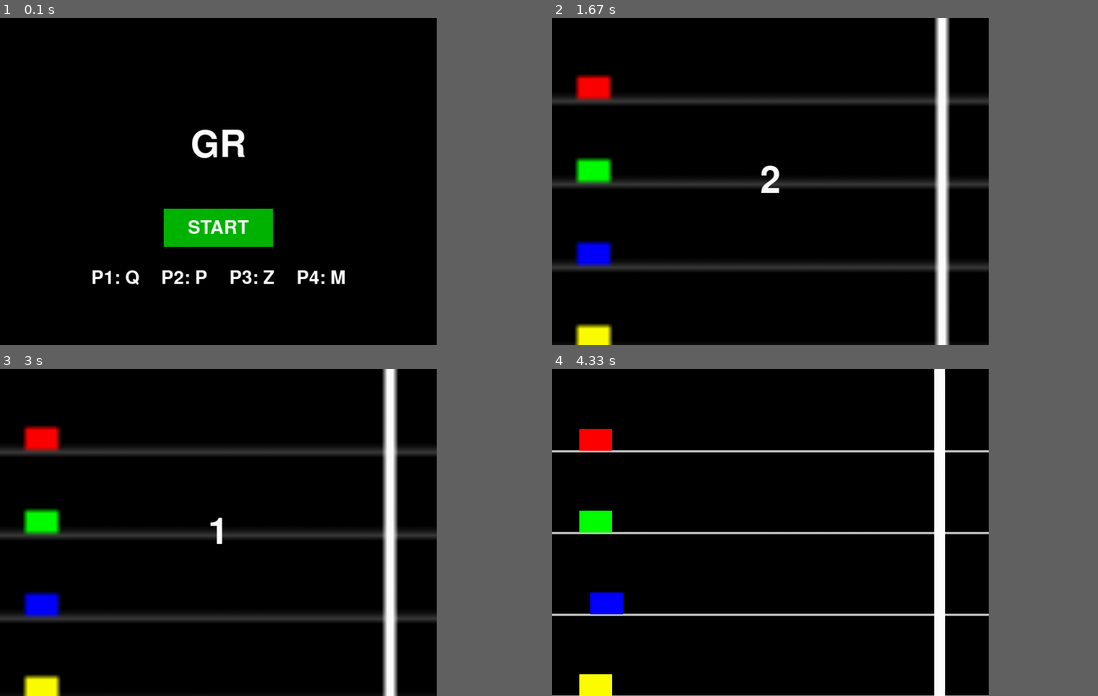
Above: before the commit, frames 1-4 (two rows, left to right).
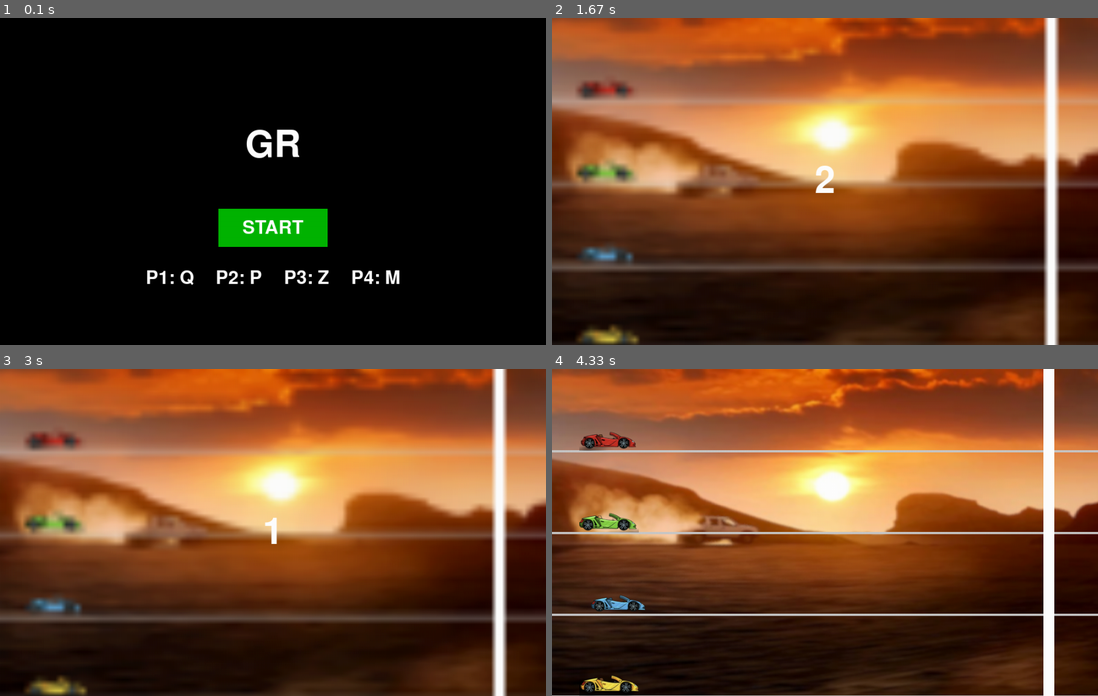
Above: after the commit, the same moments.

Repository: sjlee081010/pygame
Game: pygame game, started from main.py
Two runs of this game, one before a commit and one after it. Both use one fixed random seed, a clock stepped at 60 frames per second and the inputs below.
Inputs:
- Up to frame 1 (0.1 s): no input
- Up to frame 2 (1.67 s): click "START" at 0.38 s
- Up to frame 3 (3 s): no input
- Up to frame 4 (4.33 s): tap Z at 3.32, 4.12 s
In our replay, the window is 720x540 before the commit and 900x540 after it. These sizes can differ from the game's own. Grey fills any space a smaller window leaves; there, only what the larger window draws over its background counts as a difference.

The runs differ from the first frame. In frame 1, 4.9% of the frame differs, in the area x 16-74%, y 34-82%; in frame 2, 97%, in the area x 0-100%, y 0-100%; in frame 3, 97%; in frame 4, 94%.

Commit message:
feature: end

Diff:
--- a/main.py
+++ b/main.py
@@ -4,7 +4,7 @@
 
 pygame.init()
 
-WIDTH, HEIGHT = 800, 600
+WIDTH, HEIGHT = 1000, 600
 WIN = pygame.display.set_mode((WIDTH, HEIGHT))
 pygame.display.set_caption("GR - 광클 레이싱")
 
@@ -37,18 +37,40 @@
 FLASH_DURATION = 3  # 초
 FLASH_INTERVAL = 0.2  # 깜빡이는 간격
 
+background_img = pygame.image.load("./img/background.png")
+background_img = pygame.transform.scale(background_img, (WIDTH, HEIGHT))
+
+car_images = []
+car_image_files = ["./img/car_red.png", "./img/car_green.png", "./img/car_blue.png", "./img/car_yellow.png"]
+
+for filename in car_image_files:
+    img = pygame.image.load(filename).convert_alpha()
+
+    # 비율 유지하며 CAR_HEIGHT에 맞춤
+    original_width = img.get_width()
+    original_height = img.get_height()
+    scale_factor = CAR_HEIGHT / original_height
+    new_width = int(original_width * scale_factor)
+    new_height = CAR_HEIGHT
+
+    # 크기 조정
+    img = pygame.transform.smoothscale(img, (new_width, new_height))
+    car_images.append(img)
+
 def reset_game():
-    global cars, winner, game_over, podium_show_time, flash_start_time
+    global cars, winner, game_over, podium_show_time
     cars = []
     for i in range(TRACK_COUNT):
         track_y = TRACK_HEIGHT * (i + 1)
         car_y = track_y - CAR_HEIGHT
-        car = pygame.Rect(START_X, car_y, CAR_WIDTH, CAR_HEIGHT)
+        # 이미지의 폭을 가져옴
+        img_width = car_images[i].get_width()
+        img_height = car_images[i].get_height()
+        car = pygame.Rect(START_X, car_y, img_width, img_height)
         cars.append(car)
     winner = None
     game_over = False
     podium_show_time = None
-    flash_start_time = None  # 반짝이기 시간 초기화
 
 def start_screen():
     start_button_rect = pygame.Rect(WIDTH//2 - 100, HEIGHT//2 + 50, 200, 70)
@@ -131,7 +153,9 @@
                 continue
 
             player_idx = rankings[rank - 1]
-            color = CAR_COLORS[player_idx]
+            img = car_images[player_idx]  # 자동차 이미지
+            img_width = img.get_width()
+            img_height = img.get_height()
             height = podium_heights[rank]
 
             x = start_x + i * podium_width
@@ -141,8 +165,10 @@
             if height > 0:
                 pygame.draw.rect(WIN, GRAY, (x, y, podium_width, height))
 
-            # 색상 박스 (플레이어 색)
-            pygame.draw.rect(WIN, color, (x + 20, y - 50, 80, 50))
+            # 자동차 이미지 (단상 위 중앙에 배치)
+            img_x = x + (podium_width // 2) - (img_width // 2)
+            img_y = y - img_height
+            WIN.blit(img, (img_x, img_y))
 
             # 순위 숫자
             place_text = FONT.render(f"{rank}", True, BLACK)
@@ -172,14 +198,14 @@
 
     for num in ["3", "2", "1"]:
         # 1. 트랙, 차량, 골라인을 메모리 상에만 그림
-        WIN.fill(BLACK)
+        WIN.blit(background_img, (0, 0))
 
         for i in range(TRACK_COUNT):
             y = TRACK_HEIGHT * (i + 1)
             pygame.draw.line(WIN, GRAY, (0, y), (WIDTH, y), 4)
 
         for idx, car in enumerate(cars):
-            pygame.draw.rect(WIN, CAR_COLORS[idx], car)
+            WIN.blit(car_images[idx], (car.x, car.y))
 
         pygame.draw.rect(WIN, WHITE, finish_line)
 
@@ -212,7 +238,7 @@
 
     while True:
         clock.tick(FPS)
-        WIN.fill(BLACK)
+        WIN.blit(background_img, (0, 0))
 
         for event in pygame.event.get():
             if event.type == pygame.QUIT:
@@ -236,7 +262,7 @@
 
         # 차량 그리기
         for idx, car in enumerate(cars):
-            pygame.draw.rect(WIN, CAR_COLORS[idx], car)
+            WIN.blit(car_images[idx], (car.x, car.y))
 
             # 골 이펙트: 골인한 자동차에 흰색 테두리 반짝임
             if game_over and (idx + 1) == winner:
@@ -246,6 +272,11 @@
 
         # 골라인 그리기
         pygame.draw.rect(WIN, WHITE, finish_line)
+        car_img_width = car_images[idx].get_width()
+        if cars[idx].x + car_img_width >= finish_line_x:
+            winner = idx + 1
+            game_over = True
+            podium_show_time = time.time()
 
         if game_over:
             if winner is not None:
Binary file added: img/background.png
Binary file added: img/car_blue.png
Binary file added: img/car_green.png
Binary file added: img/car_red.png
Binary file added: img/car_yellow.png
